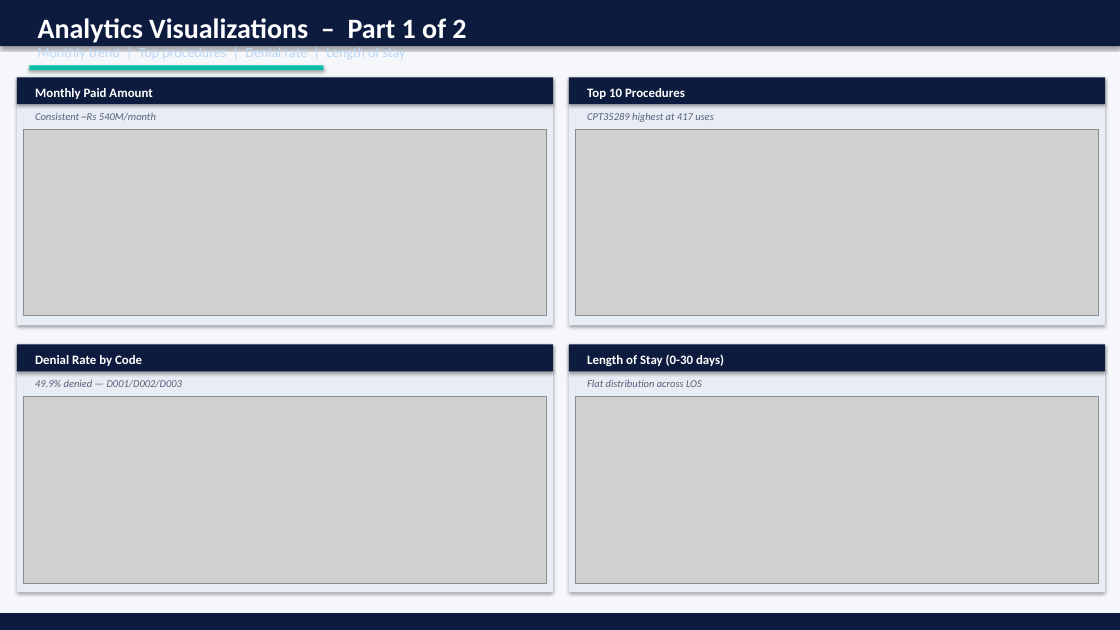
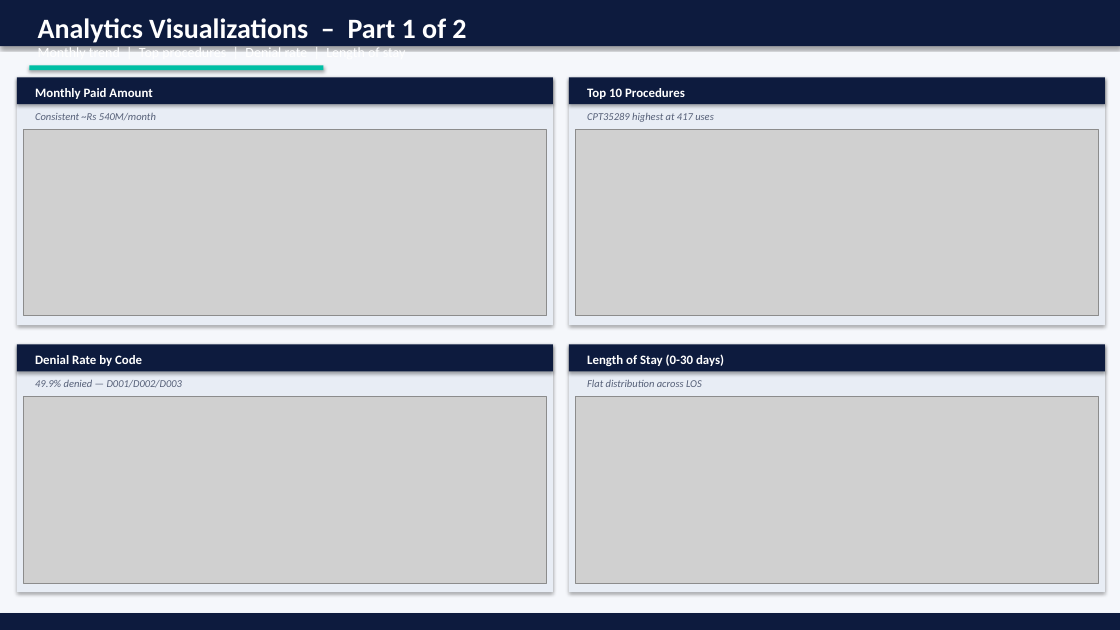
Before and after one commit to mhgowda/healthcare-insurance-dw-capstone, a slide deck: slide 12 of Healthcare_Insurance_DW_Capstone.pptx. Drawn at 1120x630 pixels with LibreOffice and Linux fonts; fonts in the diff are those of the drawing; grey boxes stand for pictures. Boxes give left, top, right and bottom in pixels: in the first picture for what was removed or moved away, otherwise in the second. Text is boxed around its words. In the diff, an @@ line names an element or a change of style, - is before the commit and + after.

```diff
--- a/Healthcare_Insurance_DW_Capstone.pptx
+++ b/Healthcare_Insurance_DW_Capstone.pptx
@@ text "Monthly trend | Top procedures ..." at (x1=38, y1=45, x2=406, y2=51): text colour #BBD6F5 to #FFFFFF @@
```
Also in this commit, not shown: 13 other slides changed, 2 other files.
